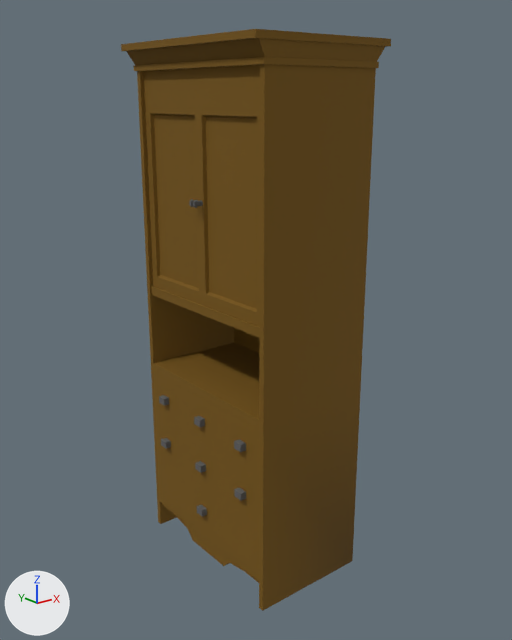
Before and after pictures for a commit that changed the FBX model Ripple Effect/Assets/Resources/Models/RoomModels/RE_RBedJStand.FBX.
Both versions are drawn from a 50 mm lens placed at (-1.79, -2.28, 2.01), pointed at (0.02, -0.02, 1.1). Every picture has the same lights, and +X, +Y and +Z are marked at lower left. Where no turn or scale is listed for an object, it has been applied to the vertices.

In view in the first picture: 'RE_RBedJStand'.
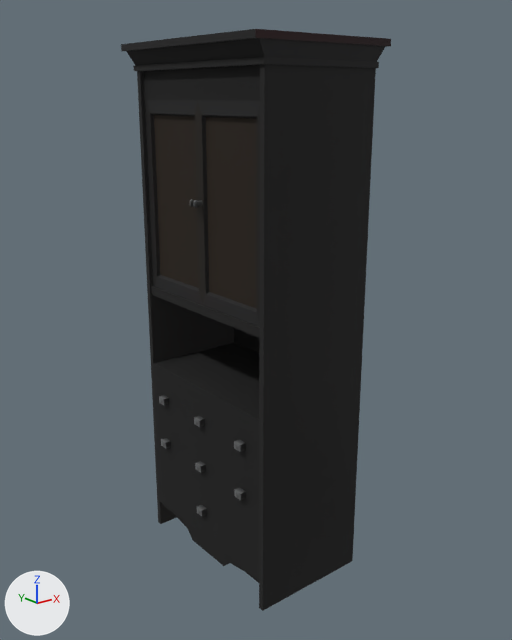
Edits to the bpy script that builds the scene:
```text
Add img_albedo_wood_png:
    img_albedo_wood_png = load_image('Albedo_Wood.png', '_unpacked/Albedo_Wood.png', 1024, 1024, 'sRGB')
Change mat_wood:
    remove mat_wood.base_color = (0.184, 0.0902, 0.0)  # dark yellow #775500
    add mat_wood.texture = img_albedo_wood_png  # with its transparency
```

Where the change shows, as pixel boxes (x1, y1, x2, y2) in the pictures (512 x 640 px):
'RE_RBedJStand', surface changed (brown to black)
    both: (121, 29, 391, 611)
